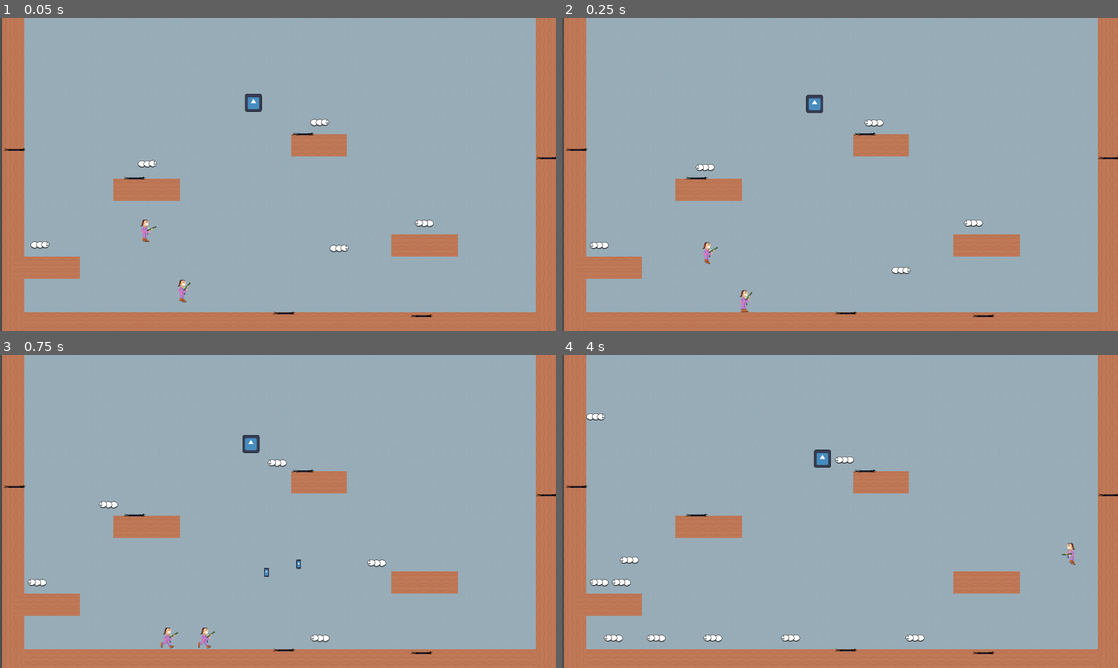
Above: before the commit, frames 1-4 (two rows, left to right).
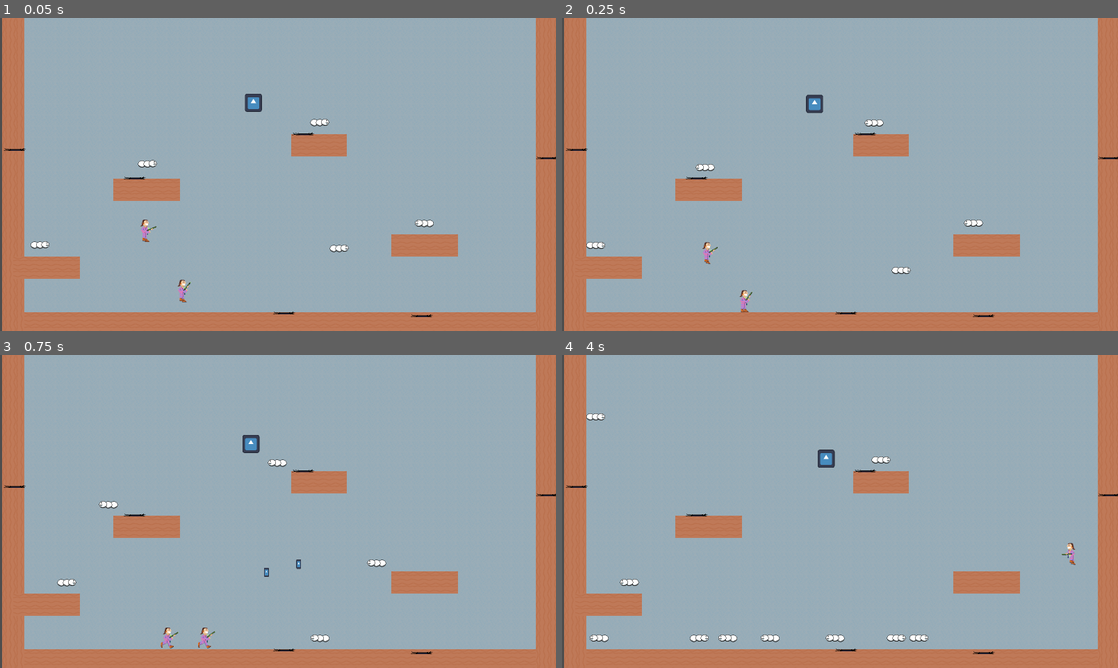
Above: after the commit, the same moments.

Repository: deruitda/ludum-dare-56
Game: Godot game, scene res://andrew_scene.tscn
The game is run twice, just before and just after one commit, with the same random seed, the same clock (stepped at 60 frames per second) and the same inputs. This scene is started directly instead of the project's main scene. The engine's default icon, where the game draws it, is replaced by a stand-in: a white triangle on a blue panel in a dark square.
Inputs (mouse positions are in pixels of both pictures, inside the frame that each line leads up to):
- Up to frame 1 (0.05 s): no input
- Up to frame 2 (0.25 s): no input
- Up to frame 3 (0.75 s): move the mouse to (400, 495) at 0.52 s; hold D (move_right) from 0.53 s (still down); click (400, 495) at 0.6 s
- Up to frame 4 (4 s): tap Space (jump) at 0.77, 1.52, 3.02, 3.77 s; move the mouse to (728, 527) at 1.27 s; click (728, 527) at 1.35 s; move the mouse to (895, 442) at 2.02 s; release D (move_right) at 2.03 s; hold A (move_left) 2.03-2.78 s; click (895, 442) at 2.1 s; move the mouse to (812, 574) at 2.77 s; hold D (move_right) from 2.78 s (still down); click (812, 574) at 2.85 s; move the mouse to (1006, 558) at 3.52 s; click (1006, 558) at 3.6 s

Frame 1 is identical in both runs. In frame 2, less than 0.1% of the frame differs, in the area x 4-9%, y 71-74%; in frame 3, 0.1%; in frame 4, 1.2%, in the area x 5-66%, y 30-92%.
Error before the commit: Invalid call. Nonexistent function 'rotate_walk_direction' in base 'Node (EnemyWalkDirection)'. (res://scenes/enemies/termite_larvae.gd:30)

Commit message:
fixing some stuff or w/e

Diff:
--- a/scenes/enemies/termite_larvae.gd
+++ b/scenes/enemies/termite_larvae.gd
@@ -27,7 +27,7 @@
 		velocity_component.apply_gravity(delta)
 
 	if (is_on_wall() and is_on_floor()) || (is_on_wall() and is_on_ceiling()):
-		enemy_walk_direction.rotate_walk_direction()
+		enemy_walk_direction.toggle_current_direction()
 
 	if enemy_walk_direction.is_running():
 		velocity_component.apply_run(enemy_walk_direction.current_direction, delta)
--- a/scenes/enemies/termite_larvae.tscn
+++ b/scenes/enemies/termite_larvae.tscn
@@ -104,8 +104,7 @@
 autoplay = "crawl"
 frame_progress = 0.682746
 
-[node name="EnemyWalkDirection" parent="." node_paths=PackedStringArray("toggle_current_direction_timer") instance=ExtResource("7_nyc36")]
-toggle_current_direction_timer = NodePath("DefaultToggleDirectionTimer")
+[node name="EnemyWalkDirection" parent="." instance=ExtResource("7_nyc36")]
 
 [node name="DefaultToggleDirectionTimer" type="Timer" parent="EnemyWalkDirection"]
 wait_time = 8.0
--- a/scenes/enemies/termite_soldier.tscn
+++ b/scenes/enemies/termite_soldier.tscn
@@ -91,7 +91,6 @@
 [node name="VelocityComponent" type="Node" parent="."]
 script = ExtResource("5_oj13s")
 
-[node name="EnemyWalkDirection" parent="." node_paths=PackedStringArray("toggle_current_direction_timer") instance=ExtResource("6_l5wsd")]
-toggle_current_direction_timer = NodePath("ToggleDirectionTimer")
+[node name="EnemyWalkDirection" parent="." instance=ExtResource("6_l5wsd")]
 
 [node name="ToggleDirectionTimer" type="Timer" parent="EnemyWalkDirection"]
--- a/scenes/entity_composition/enemy_walk_direction.gd
+++ b/scenes/entity_composition/enemy_walk_direction.gd
@@ -1,7 +1,13 @@
 extends Node
 class_name EnemyWalkDirection
 @onready var current_direction: Vector2 = Vector2.ZERO
-@export var toggle_current_direction_timer = Timer
+
+@onready var is_on_floor: bool = false
+@onready var is_on_ceiling: bool = false
+@onready var is_on_wall: bool = false
+
+@onready var toggle_cooldown_timer: Timer = $ToggleCooldownTimer
+
 # Called when the node enters the scene tree for the first time.
 func _ready() -> void:
 
@@ -12,6 +18,8 @@
 	pass
 
 func toggle_current_direction() -> void:
+	if not toggle_cooldown_timer.is_stopped():
+		return
 	if current_direction == Vector2.RIGHT:
 		current_direction = Vector2.LEFT
 	elif current_direction == Vector2.LEFT:
@@ -20,9 +28,17 @@
 		current_direction == Vector2.DOWN
 	elif current_direction == Vector2.DOWN:
 		current_direction == Vector2.UP
+	else:
+		return
+
+	toggle_cooldown_timer.start()
+
 
 func set_current_direction(new_current_direction: Vector2) -> void:
 	current_direction = new_current_direction
 
 func is_running() -> bool:
 	return current_direction == Vector2.LEFT or current_direction == Vector2.RIGHT
+
+func rotate_walk_direction() -> void:
+	pass
--- a/scenes/entity_composition/enemy_walk_direction.tscn
+++ b/scenes/entity_composition/enemy_walk_direction.tscn
@@ -4,3 +4,6 @@
 
 [node name="EnemyWalkDirection" type="Node"]
 script = ExtResource("1_af64t")
+
+[node name="ToggleCooldownTimer" type="Timer" parent="."]
+one_shot = true
